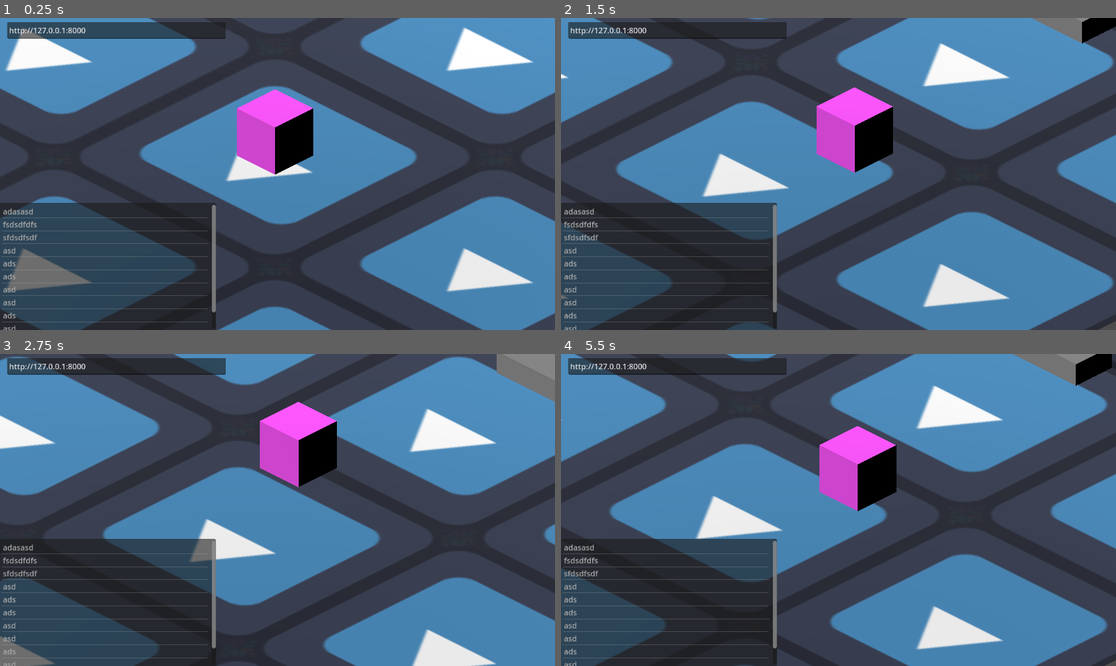
Above: before the commit, frames 1-4 (two rows, left to right).
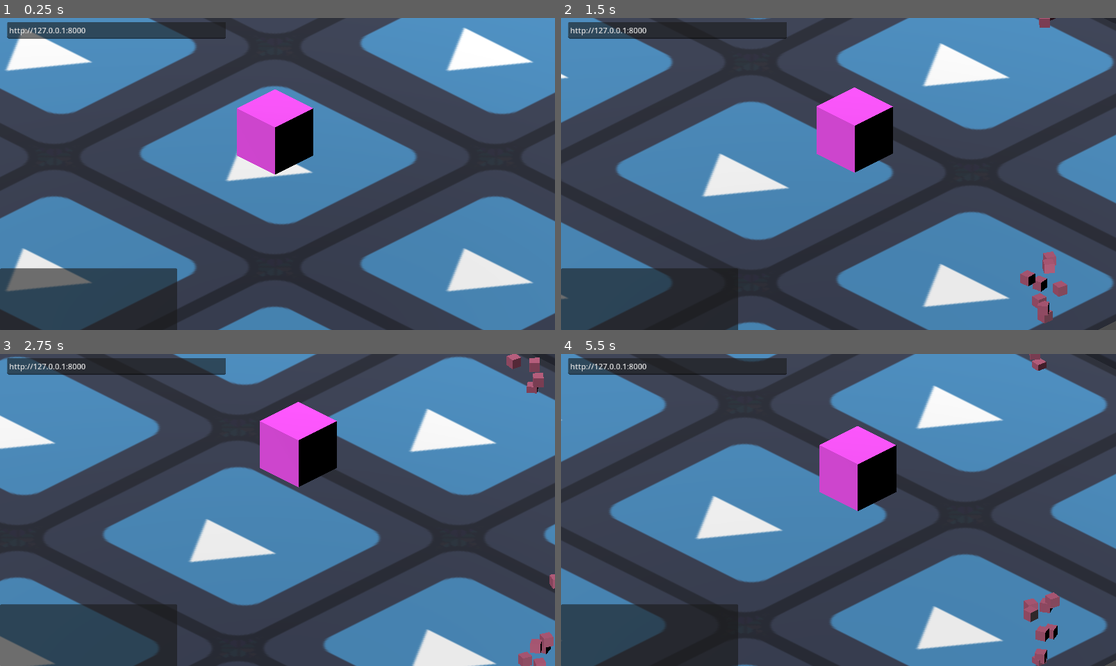
Above: after the commit, the same moments.

Repository: mkualquiera/infinite-something-gd
Game: Godot game, scene res://test.tscn
Two runs of this game, one before a commit and one after it. Both use one fixed random seed, a clock stepped at 60 frames per second and the inputs below. The engine's default icon, where the game draws it, is replaced by a stand-in: a white triangle on a blue panel in a dark square.
Inputs (mouse positions are in pixels of both pictures, inside the frame that each line leads up to):
- Up to frame 1 (0.25 s): no input
- Up to frame 2 (1.5 s): tap Enter at 0.5 s; move the mouse to (960, 158) at 0.52 s; click (960, 158) at 0.67 s; move the mouse to (727, 189) at 1.27 s; click (727, 189) at 1.42 s
- Up to frame 3 (2.75 s): move the mouse to (333, 441) at 2.02 s; click (333, 441) at 2.17 s
- Up to frame 4 (5.5 s): move the mouse to (810, 572) at 2.77 s; click (810, 572) at 2.92 s; move the mouse to (1005, 556) at 3.52 s; click (1005, 556) at 3.67 s; move the mouse to (672, 463) at 4.27 s; click (672, 463) at 4.42 s; move the mouse to (866, 510) at 5.02 s; click (866, 510) at 5.17 s

The runs differ from the first frame. In frame 1, 9.1% of the frame differs, in the area x 0-39%, y 59-100%; in frame 2, 9.6%; in frame 3, 9.8%; in frame 4, 9.9%, in the area x 0-100%, y 0-100%.
Error in both runs: Trying to assign value of type 'Nil' to a variable of type 'Dictionary'. (res://Scripts/RoomController.gd:114)

Commit message:
[ doors ] Implemented doors

Diff:
--- /dev/null
+++ b/Scenes/door.tscn
@@ -0,0 +1,44 @@
+[gd_scene load_steps=6 format=3 uid="uid://1o1c7km8amq3"]
+
+[ext_resource type="Script" path="res://Scripts/DoorController.gd" id="1_q7i65"]
+
+[sub_resource type="BoxShape3D" id="BoxShape3D_m8d6i"]
+
+[sub_resource type="StandardMaterial3D" id="StandardMaterial3D_o5dhk"]
+albedo_color = Color(0.690196, 0.337255, 0.462745, 1)
+
+[sub_resource type="ParticleProcessMaterial" id="ParticleProcessMaterial_ar34o"]
+particle_flag_rotate_y = true
+direction = Vector3(0, 1, 0)
+spread = 22.62
+gravity = Vector3(0, 0, 0)
+initial_velocity_min = 0.57
+initial_velocity_max = 2.63
+angular_velocity_min = -3.49
+angular_velocity_max = 22.87
+angle_min = -39.3
+angle_max = 179.2
+hue_variation_min = -0.64
+hue_variation_max = 0.22
+
+[sub_resource type="BoxMesh" id="BoxMesh_vh4wn"]
+size = Vector3(0.1, 0.1, 0.1)
+
+[node name="Area3D" type="Area3D"]
+transform = Transform3D(1, -1.0776e-42, 0, 3.61112e-34, 1, 0, 0, 0, 1, -2.78547e-14, -5.68434e-14, -3.92019)
+input_ray_pickable = false
+script = ExtResource("1_q7i65")
+offset = Vector2i(0, -1)
+enabled = true
+
+[node name="CollisionShape3D" type="CollisionShape3D" parent="."]
+transform = Transform3D(1, -1.0776e-42, 0, 3.61112e-34, 1, 0, 0, 0, 1, 0, 0.5, 0)
+shape = SubResource("BoxShape3D_m8d6i")
+
+[node name="GPUParticles3D" type="GPUParticles3D" parent="."]
+transform = Transform3D(1, -1.0776e-42, 0, 3.61112e-34, 1, 0, 0, 0, 1, 0, 0, 0)
+material_override = SubResource("StandardMaterial3D_o5dhk")
+lifetime = 0.56
+speed_scale = 0.63
+process_material = SubResource("ParticleProcessMaterial_ar34o")
+draw_pass_1 = SubResource("BoxMesh_vh4wn")
--- a/Scenes/room.tscn
+++ b/Scenes/room.tscn
@@ -1,10 +1,11 @@
-[gd_scene load_steps=14 format=3 uid="uid://cpeev13kyomwl"]
+[gd_scene load_steps=13 format=3 uid="uid://cpeev13kyomwl"]
 
 [ext_resource type="Script" path="res://Scripts/RoomLoader.gd" id="1_vpq05"]
 [ext_resource type="Texture2D" uid="uid://bx01i2fg5yumw" path="res://icon.svg" id="1_yta44"]
 [ext_resource type="PackedScene" uid="uid://c1356mhr7g72v" path="res://Scenes/texture_generator.tscn" id="2_hdnr2"]
 [ext_resource type="Script" path="res://Scripts/RoomController.gd" id="3_htjng"]
 [ext_resource type="Script" path="res://Scripts/MusicGenerator.gd" id="5_qda7y"]
+[ext_resource type="PackedScene" uid="uid://1o1c7km8amq3" path="res://Scenes/door.tscn" id="6_um17j"]
 
 [sub_resource type="NavigationMesh" id="NavigationMesh_qtd14"]
 vertices = PackedVector3Array(0.25, 0.5, 4.5, 0.25, 0.5, 1.5, -0.75, 0.5, 1.25, -4.5, 0.5, 4.5, -0.75, 0.5, 0.25, 0.25, …(356 unchanged characters)…
@@ -25,13 +26,13 @@
 albedo_texture = ExtResource("1_yta44")
 uv1_scale = Vector3(3, 1, 3)
 
-[sub_resource type="BoxMesh" id="BoxMesh_4kxwt"]
-
-[sub_resource type="BoxShape3D" id="BoxShape3D_knog4"]
-
-[node name="Room" type="Node3D"]
+[node name="Room" type="Node3D" node_paths=PackedStringArray("door_px", "door_nx", "door_pz", "door_nz")]
 transform = Transform3D(1, -3.13716e-22, -7.10543e-15, 2.75725e-22, 1, -1.42109e-14, 7.10543e-15, -1.51583e-28, 1, 0, 1.19209e-07, 5.68434e-14)
 script = ExtResource("1_vpq05")
+door_px = NodePath("DoorPX")
+door_nx = NodePath("DoorNX")
+door_pz = NodePath("DoorPZ")
+door_nz = NodePath("DoorNZ")
 
 [node name="RoomController" type="NavigationRegion3D" parent="." node_paths=PackedStringArray("floor", "l_wall", "music_gen")]
 transform = Transform3D(1, 3.13716e-22, 7.10543e-15, -2.75726e-22, 1, 1.42109e-14, -7.10543e-15, 1.51583e-28, 1, -4.41295e-28, -1.19209e-07, -5.68434e-14)
@@ -98,14 +99,23 @@
 [node name="MusicGenerator" type="Node" parent="AudioStreamPlayer"]
 script = ExtResource("5_qda7y")
 
-[node name="MeshInstance3D" type="MeshInstance3D" parent="."]
-transform = Transform3D(0.984, -5.38099e-43, 0, -1.61523e-30, 0.5, 0, 0, 0, 0.984, -4.41295e-28, 0, -4.5)
-mesh = SubResource("BoxMesh_4kxwt")
+[node name="DoorPX" parent="." instance=ExtResource("6_um17j")]
+transform = Transform3D(1, -1.0776e-42, 0, 3.61112e-34, 1, 0, 0, 0, 1, 4, 0, -3.38813e-21)
+offset = Vector2i(1, 0)
+enabled = false
 
-[node name="Area3D" type="Area3D" parent="MeshInstance3D"]
+[node name="DoorNX" parent="." instance=ExtResource("6_um17j")]
+transform = Transform3D(1, -1.0776e-42, 0, 3.61112e-34, 1, 0, 0, 0, 1, -4, 0, 0)
+offset = Vector2i(-1, 0)
+enabled = false
 
-[node name="CollisionShape3D" type="CollisionShape3D" parent="MeshInstance3D/Area3D"]
-transform = Transform3D(1, -5.47908e-43, 0, -1.04205e-28, 1, 0, 0, 1.20371e-35, 1, 0, 0, 0)
-shape = SubResource("BoxShape3D_knog4")
+[node name="DoorPZ" parent="." instance=ExtResource("6_um17j")]
+transform = Transform3D(1, -1.0776e-42, 0, 3.61112e-34, 1, 0, 0, 0, 1, -4.41295e-28, 0, 4)
+offset = Vector2i(0, 1)
+enabled = false
+
+[node name="DoorNZ" parent="." instance=ExtResource("6_um17j")]
+transform = Transform3D(1, -1.0776e-42, 0, 3.61112e-34, 1, 0, 0, 0, 1, -4.41295e-28, 0, -4)
+enabled = false
 
 [connection signal="input_event" from="Floor/StaticBody3D" to="." method="input_event_daisy"]
--- /dev/null
+++ b/Scripts/DoorController.gd
@@ -0,0 +1,39 @@
+extends Area3D
+class_name DoorController
+
+@export var debounce = false
+@export var offset: Vector2i
+@export var grid_size: float = 20
+@export var enabled = false
+
+signal on_door_crossed(offset)
+
+# Called when the node enters the scene tree for the first time.
+func _ready():
+	connect("area_entered", _area_entered)
+	connect("area_exited", _area_exited)
+
+func set_enabled(_enabled):
+	enabled = _enabled
+
+# Called every frame. 'delta' is the elapsed time since the previous frame.
+func _process(delta):
+	pass
+
+func _area_entered(area):
+	print_debug("entered",area)
+	if !enabled:
+		return
+	if debounce:
+		return
+	if area.get_parent() is CharacterBody3D:
+		var player: CharacterBody3D = area.get_parent()
+		player.position.x += offset.x * grid_size
+		player.position.z += offset.y * grid_size
+		player.position.x -= position.x * 2
+		player.position.z -= position.z * 2
+		emit_signal("on_door_crossed", offset)
+
+func _area_exited(area):
+	if area.get_parent() is CharacterBody3D:
+		debounce = false
--- a/Scripts/RoomController.gd
+++ b/Scripts/RoomController.gd
@@ -230,3 +230,6 @@
 	room_manager.enqueue_room(room_position + Vector2i(0,1))
 	room_manager.enqueue_room(room_position + Vector2i(-1,0))
 	room_manager.enqueue_room(room_position + Vector2i(0,-1))
+
+func _on_player_leave():
+	pass
--- a/Scripts/RoomLoader.gd
+++ b/Scripts/RoomLoader.gd
@@ -1,13 +1,35 @@
 extends Node3D
+class_name RoomLoader
+
+@export var door_px: DoorController
+@export var door_nx: DoorController
+@export var door_pz: DoorController
+@export var door_nz: DoorController
+
+@export var door_map: Dictionary
 
 signal input_event(camera:Node, event:InputEvent, position:Vector3, normal:Vector3, shape_idx:int)
 
 func input_event_daisy(camera:Node, event:InputEvent, position:Vector3, normal:Vector3, shape_idx:int):
 	emit_signal("input_event", camera, event, position, normal, shape_idx)
 
+signal on_door_crossed(pos, offset)
+
+func _on_door_crossed(offset):
+	emit_signal("on_door_crossed", get_child(0).room_position, offset)
+
 # Called when the node enters the scene tree for the first time.
 func _ready():
+	door_map[Vector2i(1,0)] = door_px
+	door_map[Vector2i(-1,0)] = door_nx
+	door_map[Vector2i(0,1)] = door_pz
+	door_map[Vector2i(0,-1)] = door_nz
+	door_px.connect("on_door_crossed", _on_door_crossed)
+	door_nx.connect("on_door_crossed", _on_door_crossed)
+	door_pz.connect("on_door_crossed", _on_door_crossed)
+	door_nz.connect("on_door_crossed", _on_door_crossed)
 	set_active(true)
+
 
 
 # Called every frame. 'delta' is the elapsed time since the previous frame.
--- a/Scripts/RoomManager.gd
+++ b/Scripts/RoomManager.gd
@@ -2,12 +2,36 @@
 class_name RoomManager
 
 var rooms: Dictionary
+var loaded_rooms: Dictionary
 var room_scene = preload("res://Scenes/room.tscn")
 @export var player: CharacterBody3D
 @export var grid_size: int = 20
 var room_queue: Array[Vector2i]
+var is_loading: bool = true
 
 signal loading_finished(pos: Vector2i)
+
+func on_door_crossed(pos, offset):
+	rooms[pos + offset].door_map[-offset].debounce = true
+	rooms[pos].get_child(0)._on_player_leave()
+	rooms[pos + offset].get_child(0)._on_player_enter()
+
+func enable_neighboring_doors(pos):
+	var neighbors = [
+		Vector2i(1,0),
+		Vector2i(-1,0),
+		Vector2i(0,1),
+		Vector2i(0,-1),
+	]
+
+	for neighbor in neighbors:
+		var neighbor_pos = neighbor + pos
+		var inverse_door = -neighbor
+		if loaded_rooms.has(neighbor_pos):
+			var neighbor_room: RoomLoader = rooms[neighbor_pos]
+			neighbor_room.door_map[inverse_door].set_enabled(true)
+			var this_room: RoomLoader = rooms[pos]
+			this_room.door_map[neighbor].set_enabled(true)
 
 # Called when the node enters the scene tree for the first time.
 func _ready():
@@ -20,18 +44,33 @@
 func _loading_finished(pos: Vector2i):
 	print_debug("Room finished loading ", pos)
 	emit_signal("loading_finished", pos)
+	loaded_rooms[pos] = true
+	enable_neighboring_doors(pos)
+	is_loading = false
+
+func _process(delta):
+	if !is_loading:
+		load_next()
+
+func load_next():
 	var next_room = room_queue.pop_back()
 	if next_room:
 		instantiate_room(next_room)
+	else:
+		print_debug("loading loop died")
 
 func instantiate_room(pos: Vector2i):
 	if rooms.has(pos):
 		return null
+
+	is_loading = true
+
 	var instantiated = room_scene.instantiate()
 	rooms[pos] = instantiated
 	instantiated.position.x = pos.x * grid_size
 	instantiated.position.z = pos.y * grid_size
 	instantiated.connect("input_event",player._click)
+	instantiated.connect("on_door_crossed",on_door_crossed)
 	var controller: RoomController = instantiated.get_child(0)
 	controller.room_manager = self
 	controller.room_position = pos
--- a/test.tscn
+++ b/test.tscn
@@ -15,6 +15,8 @@
 
 [sub_resource type="StandardMaterial3D" id="StandardMaterial3D_gat1o"]
 albedo_color = Color(1, 0.317647, 1, 1)
+
+[sub_resource type="BoxShape3D" id="BoxShape3D_y6i7o"]
 
 [node name="Node3D" type="Node3D" node_paths=PackedStringArray("player")]
 script = ExtResource("1_ji7bp")
@@ -39,22 +41,10 @@
 anchors_preset = 2
 anchor_top = 1.0
 anchor_bottom = 1.0
-offset_top = -264.0
-offset_right = 448.0
+offset_top = -128.0
+offset_right = 368.0
 offset_bottom = 1.0
 grow_vertical = 0
-item_count = 11
-item_0/text = "adasasd"
-item_1/text = "fsdsdfdfs"
-item_2/text = "sfdsdfsdf"
-item_3/text = "asd"
-item_4/text = "ads"
-item_5/text = "ads"
-item_6/text = "asd"
-item_7/text = "asd"
-item_8/text = "ads"
-item_9/text = "asd"
-item_10/text = "asd"
 
 [node name="URLEditor" type="Control" parent="."]
 layout_mode = 3
@@ -95,5 +85,10 @@
 skeleton = NodePath("../..")
 surface_material_override/0 = SubResource("StandardMaterial3D_gat1o")
 
+[node name="Area3D" type="Area3D" parent="Player"]
+
+[node name="CollisionShape3D" type="CollisionShape3D" parent="Player/Area3D"]
+shape = SubResource("BoxShape3D_y6i7o")
+
 [connection signal="text_changed" from="URLEditor/TextEdit" to="URLEditor" method="update_button"]
 [connection signal="pressed" from="URLEditor/Button" to="URLEditor" method="update_pref"]
Not shown: 1 places in test.tscn that only renumber resources
